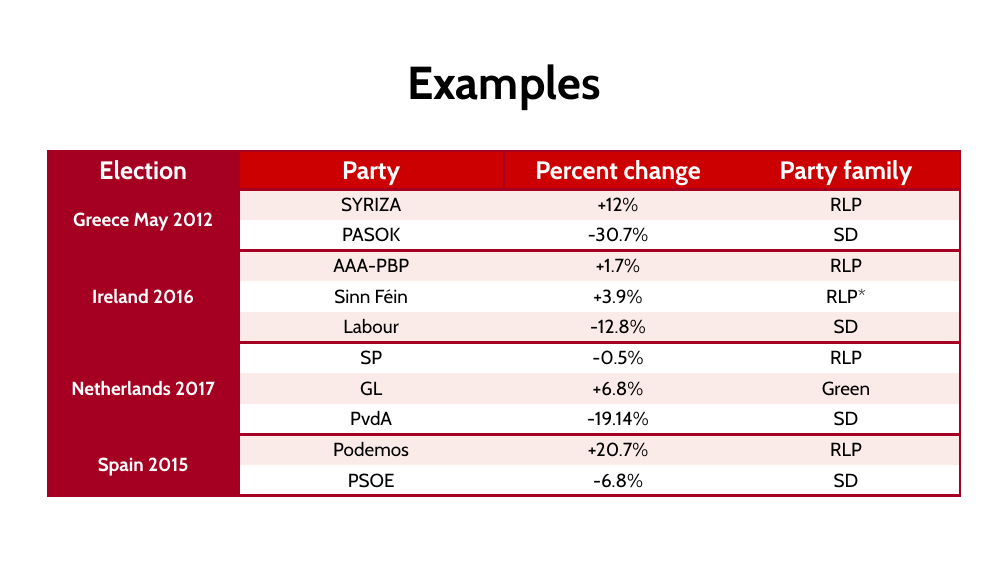
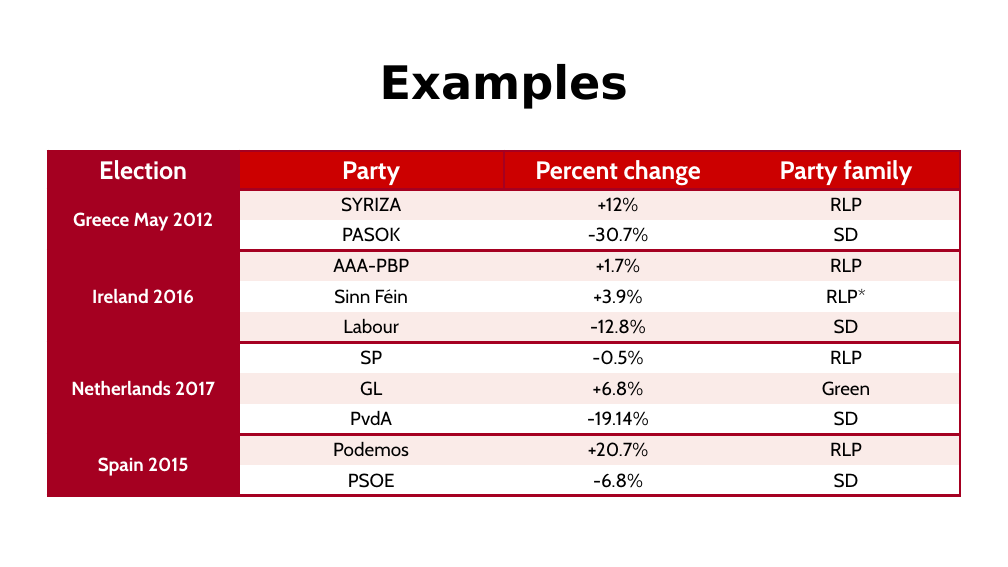
Before and after one commit to dlcy-dc/StatsII_2026, a slide deck: slide 6 of replication/my_replication/Replication paper powerpoint.pptx (slide 4 before the commit). Drawn at 1008x567 pixels with LibreOffice and Linux fonts; fonts in the diff are those of the drawing; grey boxes stand for pictures. Boxes give left, top, right and bottom in pixels: in the first picture for what was removed or moved away, otherwise in the second. Text is boxed around its words. In the diff, an @@ line names an element or a change of style, - is before the commit and + after.

```diff
--- a/replication/my_replication/Replication paper powerpoint.pptx
+++ b/replication/my_replication/Replication paper powerpoint.pptx
@@ title "Examples" at box(380, 64, 628, 109): font Cabin to DejaVu Sans @@
```
Also in this commit, not shown: 3 other slides changed, 11 slides added, 5 slides removed, 6 other files.
